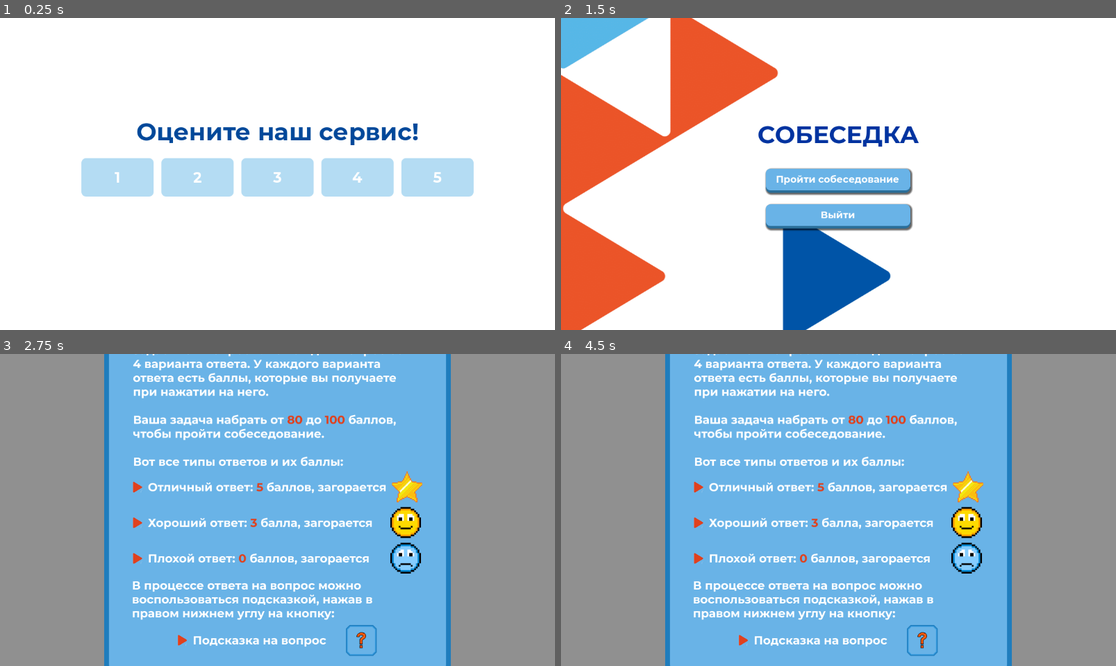
Above: before the commit, frames 1-4 (two rows, left to right).
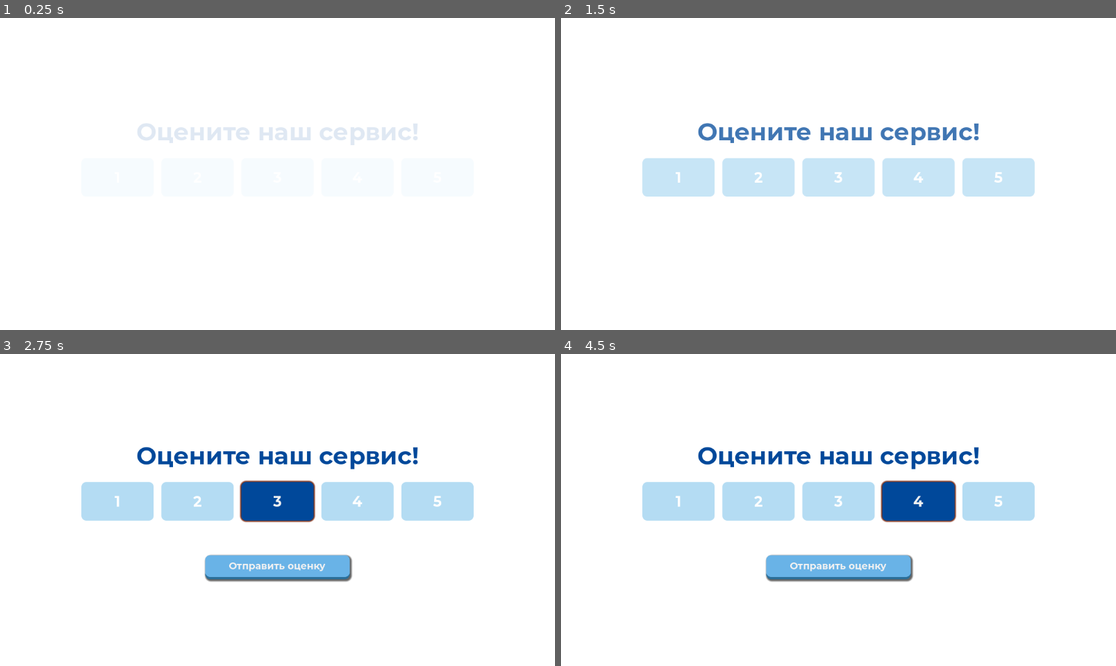
Above: after the commit, the same moments.

Repository: Baral-Chief-of-Compliance/InterviewSimulator
Game: Godot game, scene res://scenes/game_raiting.tscn
Two runs of this game, one before a commit and one after it. Both use one fixed random seed, a clock stepped at 60 frames per second and the inputs below. This scene is started directly instead of the project's main scene.
Inputs (mouse positions are in pixels of both pictures, inside the frame that each line leads up to):
- Up to frame 1 (0.25 s): no input
- Up to frame 2 (1.5 s): click "1" at 0.5 s; click (838, 230) at 1.25 s, where only the run before the commit has a clickable "Отправить оценку"
- Up to frame 3 (2.75 s): click (277, 516) at 2 s, where only the run before the commit has a clickable "Пройти собеседование"
- Up to frame 4 (4.5 s): click (760, 500) at 2.75 s, where only the run after the commit has a clickable "2"; click (838, 500) at 3.5 s, where only the run after the commit has a clickable "3"; click (916, 500) at 4.25 s, where only the run after the commit has a clickable "4"

The runs differ from the first frame. In frame 1, 9.2% of the frame differs, in the area x 14-86%, y 33-58%; in frame 2, 30%; in frame 3, 96%; in frame 4, 96%, in the area x 0-100%, y 0-100%.

Commit message:
add connect wtih statistics server

Diff:
--- a/scenes/answer.tscn
+++ b/scenes/answer.tscn
@@ -43,6 +43,51 @@
 
 [sub_resource type="StyleBoxEmpty" id="StyleBoxEmpty_afbcd"]
 
+[sub_resource type="Animation" id="Animation_k4chr"]
+resource_name = "DELIGHTED"
+tracks/0/type = "value"
+tracks/0/imported = false
+tracks/0/enabled = true
+tracks/0/path = NodePath(".:theme_override_styles/normal:bg_color")
+tracks/0/interp = 1
+tracks/0/loop_wrap = true
+tracks/0/keys = {
+"times": PackedFloat32Array(0, 1),
+"transitions": PackedFloat32Array(1, 1),
+"update": 0,
+"values": [Color(1, 1, 1, 1), Color(1, 0.921569, 0.231373, 1)]
+}
+
+[sub_resource type="Animation" id="Animation_qn2fo"]
+length = 0.001
+tracks/0/type = "value"
+tracks/0/imported = false
+tracks/0/enabled = true
+tracks/0/path = NodePath(".:theme_override_styles/normal:bg_color")
+tracks/0/interp = 1
+tracks/0/loop_wrap = true
+tracks/0/keys = {
+"times": PackedFloat32Array(0),
+"transitions": PackedFloat32Array(1),
+"update": 0,
+"values": [Color(1, 1, 1, 1)]
+}
+
+[sub_resource type="Animation" id="Animation_7ngtw"]
+resource_name = "SAD"
+tracks/0/type = "value"
+tracks/0/imported = false
+tracks/0/enabled = true
+tracks/0/path = NodePath(".:theme_override_styles/normal:bg_color")
+tracks/0/interp = 1
+tracks/0/loop_wrap = true
+tracks/0/keys = {
+"times": PackedFloat32Array(0, 1),
+"transitions": PackedFloat32Array(1, 1),
+"update": 0,
+"values": [Color(1, 1, 1, 1), Color(0.835294, 0, 0, 1)]
+}
+
 [sub_resource type="Animation" id="Animation_2oj2o"]
 resource_name = "SMILE"
 tracks/0/type = "value"
@@ -56,51 +101,6 @@
 "transitions": PackedFloat32Array(1, 1),
 "update": 0,
 "values": [Color(1, 1, 1, 1), Color(0, 0.784314, 0.32549, 1)]
-}
-
-[sub_resource type="Animation" id="Animation_qn2fo"]
-length = 0.001
-tracks/0/type = "value"
-tracks/0/imported = false
-tracks/0/enabled = true
-tracks/0/path = NodePath(".:theme_override_styles/normal:bg_color")
-tracks/0/interp = 1
-tracks/0/loop_wrap = true
-tracks/0/keys = {
-"times": PackedFloat32Array(0),
-"transitions": PackedFloat32Array(1),
-"update": 0,
-"values": [Color(1, 1, 1, 1)]
-}
-
-[sub_resource type="Animation" id="Animation_k4chr"]
-resource_name = "DELIGHTED"
-tracks/0/type = "value"
-tracks/0/imported = false
-tracks/0/enabled = true
-tracks/0/path = NodePath(".:theme_override_styles/normal:bg_color")
-tracks/0/interp = 1
-tracks/0/loop_wrap = true
-tracks/0/keys = {
-"times": PackedFloat32Array(0, 1),
-"transitions": PackedFloat32Array(1, 1),
-"update": 0,
-"values": [Color(1, 1, 1, 1), Color(1, 0.921569, 0.231373, 1)]
-}
-
-[sub_resource type="Animation" id="Animation_7ngtw"]
-resource_name = "SAD"
-tracks/0/type = "value"
-tracks/0/imported = false
-tracks/0/enabled = true
-tracks/0/path = NodePath(".:theme_override_styles/normal:bg_color")
-tracks/0/interp = 1
-tracks/0/loop_wrap = true
-tracks/0/keys = {
-"times": PackedFloat32Array(0, 1),
-"transitions": PackedFloat32Array(1, 1),
-"update": 0,
-"values": [Color(1, 1, 1, 1), Color(0.835294, 0, 0, 1)]
 }
 
 [sub_resource type="AnimationLibrary" id="AnimationLibrary_sb7wg"]
@@ -111,6 +111,21 @@
 "SMILE": SubResource("Animation_2oj2o")
 }
 
+[sub_resource type="Animation" id="Animation_xdrp3"]
+length = 0.001
+tracks/0/type = "value"
+tracks/0/imported = false
+tracks/0/enabled = true
+tracks/0/path = NodePath(".:theme_override_styles/normal:bg_color")
+tracks/0/interp = 1
+tracks/0/loop_wrap = true
+tracks/0/keys = {
+"times": PackedFloat32Array(0),
+"transitions": PackedFloat32Array(1),
+"update": 0,
+"values": [Color(1, 1, 1, 1)]
+}
+
 [sub_resource type="Animation" id="Animation_5r3gj"]
 resource_name = "SMILE"
 tracks/0/type = "value"
@@ -124,21 +139,6 @@
 "transitions": PackedFloat32Array(1, 1),
 "update": 0,
 "values": [Color(1, 1, 1, 1), Color(0, 0.784314, 0.32549, 1)]
-}
-
-[sub_resource type="Animation" id="Animation_xdrp3"]
-length = 0.001
-tracks/0/type = "value"
-tracks/0/imported = false
-tracks/0/enabled = true
-tracks/0/path = NodePath(".:theme_override_styles/normal:bg_color")
-tracks/0/interp = 1
-tracks/0/loop_wrap = true
-tracks/0/keys = {
-"times": PackedFloat32Array(0),
-"transitions": PackedFloat32Array(1),
-"update": 0,
-"values": [Color(1, 1, 1, 1)]
 }
 
 [sub_resource type="AnimationLibrary" id="AnimationLibrary_m230d"]
--- a/scenes/finalHints.gd
+++ b/scenes/finalHints.gd
@@ -3,7 +3,7 @@
 
 
 const GOOD_LABEL = "А теперь еще несколько советов"
-const BAD_LABEL = "Вот пару советов, которые стоит учесть"
+const BAD_LABEL = "Вот несколько советов, которые стоит учесть"
 
 @onready var label = $VBoxContainer/LabelForTips
 
--- a/scenes/game_raiting.gd
+++ b/scenes/game_raiting.gd
@@ -39,4 +39,16 @@
 
 
 func _on_button_next_pressed():
+	#$HTTPRequest.request("https://sobesedka.site/api/v1/?score-from-user=5", ["User-Agent: YourCustomUserAgent"])
+	var path = "https://sobesedka.site/api/v1/score-from-user/{int}"
+	var actual_path = path.format({"int": Globals.scoreFromUser})
+	$HTTPRequest.request(actual_path, ["User-Agent: YourCustomUserAgent"])
+	$CoberApiar.play("coverApiar")
+
+
+
+
+
+
+func _on_cober_apiar_animation_finished(anim_name):
 	get_tree().change_scene_to_file("res://scenes/game_menu.tscn")
--- a/scenes/game_raiting.tscn
+++ b/scenes/game_raiting.tscn
@@ -46,10 +46,22 @@
 tracks/0/type = "value"
 tracks/0/imported = false
 tracks/0/enabled = true
-tracks/0/path = NodePath("Cover:color")
-tracks/0/interp = 1
-tracks/0/loop_wrap = true
-tracks/0/keys = {
+tracks/0/path = NodePath("Cover:visible")
+tracks/0/interp = 1
+tracks/0/loop_wrap = true
+tracks/0/keys = {
+"times": PackedFloat32Array(0),
+"transitions": PackedFloat32Array(1),
+"update": 1,
+"values": [true]
+}
+tracks/1/type = "value"
+tracks/1/imported = false
+tracks/1/enabled = true
+tracks/1/path = NodePath("Cover:color")
+tracks/1/interp = 1
+tracks/1/loop_wrap = true
+tracks/1/keys = {
 "times": PackedFloat32Array(0),
 "transitions": PackedFloat32Array(1),
 "update": 0,
@@ -62,20 +74,122 @@
 tracks/0/type = "value"
 tracks/0/imported = false
 tracks/0/enabled = true
-tracks/0/path = NodePath("Cover:color")
+tracks/0/path = NodePath("Cover:visible")
 tracks/0/interp = 1
 tracks/0/loop_wrap = true
 tracks/0/keys = {
 "times": PackedFloat32Array(0, 2),
 "transitions": PackedFloat32Array(1, 1),
+"update": 1,
+"values": [true, false]
+}
+tracks/1/type = "value"
+tracks/1/imported = false
+tracks/1/enabled = true
+tracks/1/path = NodePath("Cover:color")
+tracks/1/interp = 1
+tracks/1/loop_wrap = true
+tracks/1/keys = {
+"times": PackedFloat32Array(0, 2),
+"transitions": PackedFloat32Array(1, 1),
 "update": 0,
 "values": [Color(1, 1, 1, 1), Color(1, 1, 1, 0)]
+}
+
+[sub_resource type="Animation" id="Animation_6g4ek"]
+resource_name = "coverApiar"
+length = 2.0
+tracks/0/type = "value"
+tracks/0/imported = false
+tracks/0/enabled = true
+tracks/0/path = NodePath("Cover:visible")
+tracks/0/interp = 1
+tracks/0/loop_wrap = true
+tracks/0/keys = {
+"times": PackedFloat32Array(0),
+"transitions": PackedFloat32Array(1),
+"update": 1,
+"values": [true]
+}
+tracks/1/type = "value"
+tracks/1/imported = false
+tracks/1/enabled = true
+tracks/1/path = NodePath("Cover:color")
+tracks/1/interp = 1
+tracks/1/loop_wrap = true
+tracks/1/keys = {
+"times": PackedFloat32Array(0),
+"transitions": PackedFloat32Array(1),
+"update": 0,
+"values": [Color(1, 1, 1, 0)]
 }
 
 [sub_resource type="AnimationLibrary" id="AnimationLibrary_p4vxj"]
 _data = {
 "RESET": SubResource("Animation_e68e2"),
+"coverApiar": SubResource("Animation_6g4ek"),
 "coverDesapiar": SubResource("Animation_3xegg")
+}
+
+[sub_resource type="Animation" id="Animation_bhmym"]
+resource_name = "coverApiar"
+length = 2.0
+tracks/0/type = "value"
+tracks/0/imported = false
+tracks/0/enabled = true
+tracks/0/path = NodePath("Cover:visible")
+tracks/0/interp = 1
+tracks/0/loop_wrap = true
+tracks/0/keys = {
+"times": PackedFloat32Array(0),
+"transitions": PackedFloat32Array(1),
+"update": 1,
+"values": [true]
+}
+tracks/1/type = "value"
+tracks/1/imported = false
+tracks/1/enabled = true
+tracks/1/path = NodePath("Cover:color")
+tracks/1/interp = 1
+tracks/1/loop_wrap = true
+tracks/1/keys = {
+"times": PackedFloat32Array(0, 2),
+"transitions": PackedFloat32Array(1, 1),
+"update": 0,
+"values": [Color(1, 1, 1, 0), Color(1, 1, 1, 1)]
+}
+
+[sub_resource type="Animation" id="Animation_xq7qm"]
+length = 0.001
+tracks/0/type = "value"
+tracks/0/imported = false
+tracks/0/enabled = true
+tracks/0/path = NodePath("Cover:visible")
+tracks/0/interp = 1
+tracks/0/loop_wrap = true
+tracks/0/keys = {
+"times": PackedFloat32Array(0),
+"transitions": PackedFloat32Array(1),
+"update": 1,
+"values": [true]
+}
+tracks/1/type = "value"
+tracks/1/imported = false
+tracks/1/enabled = true
+tracks/1/path = NodePath("Cover:color")
+tracks/1/interp = 1
+tracks/1/loop_wrap = true
+tracks/1/keys = {
+"times": PackedFloat32Array(0),
+"transitions": PackedFloat32Array(1),
+"update": 0,
+"values": [Color(1, 1, 1, 0)]
+}
+
+[sub_resource type="AnimationLibrary" id="AnimationLibrary_28dnw"]
+_data = {
+"RESET": SubResource("Animation_xq7qm"),
+"coverApiar": SubResource("Animation_bhmym")
 }
 
 [node name="GameRaiting" type="CanvasLayer"]
@@ -222,15 +336,26 @@
 theme_override_font_sizes/font_size = 20
 text = "Отправить оценку"
 
-[node name="AnimationPlayer" type="AnimationPlayer" parent="."]
+[node name="CoverDesapiar" type="AnimationPlayer" parent="."]
 autoplay = "coverDesapiar"
 libraries = {
 "": SubResource("AnimationLibrary_p4vxj")
 }
 
 [node name="Cover" type="ColorRect" parent="."]
-offset_right = 40.0
-offset_bottom = 40.0
+anchors_preset = 15
+anchor_right = 1.0
+anchor_bottom = 1.0
+grow_horizontal = 2
+grow_vertical = 2
+color = Color(1, 1, 1, 0)
+
+[node name="HTTPRequest" type="HTTPRequest" parent="."]
+
+[node name="CoberApiar" type="AnimationPlayer" parent="."]
+libraries = {
+"": SubResource("AnimationLibrary_28dnw")
+}
 
 [connection signal="pressed" from="Control/MarginContainer/VBoxContainer2/score/HBoxContainer/one" to="." method="_on_one_pressed"]
 [connection signal="pressed" from="Control/MarginContainer/VBoxContainer2/score/HBoxContainer/two" to="." method="_on_two_pressed"]
@@ -238,3 +363,4 @@
 [connection signal="pressed" from="Control/MarginContainer/VBoxContainer2/score/HBoxContainer/four" to="." method="_on_four_pressed"]
 [connection signal="pressed" from="Control/MarginContainer/VBoxContainer2/score/HBoxContainer/five" to="." method="_on_five_pressed"]
 [connection signal="pressed" from="Control/MarginContainer/VBoxContainer2/VBoxContainer2/ButtonNext" to="." method="_on_button_next_pressed"]
+[connection signal="animation_finished" from="CoberApiar" to="." method="_on_cober_apiar_animation_finished"]
Not shown: 1 places in scenes/game_raiting.tscn that only renumber resources
